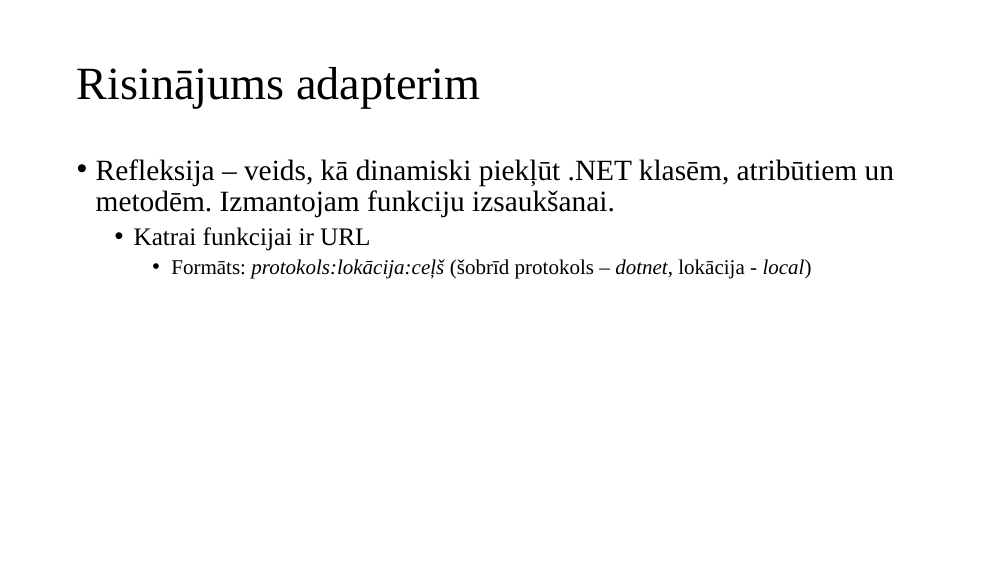
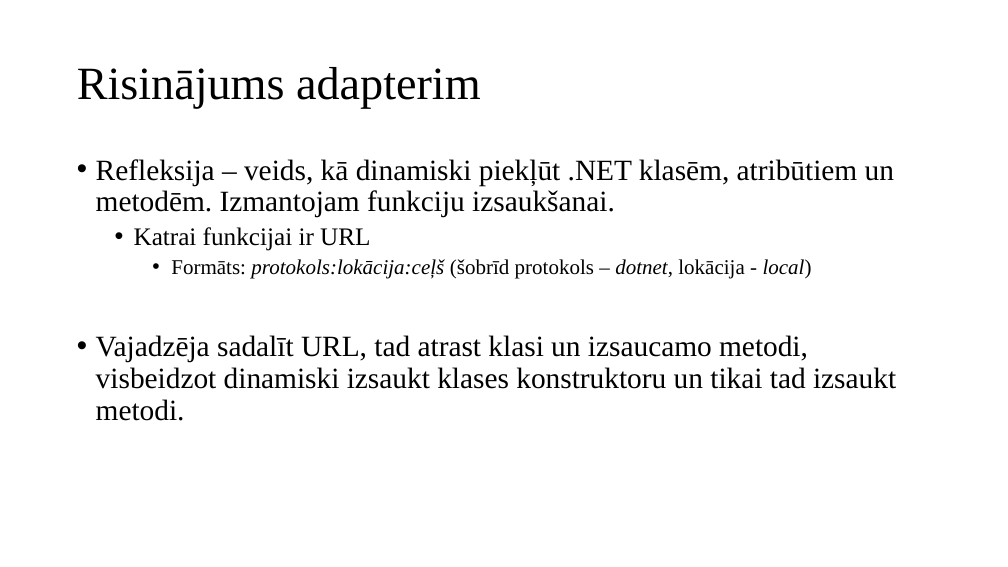
Before and after one commit to artiks12/webAppOS, a slide deck: slide 12 of src/Qualification project/Documentation/Garbage/Prezentācija_ap19122.pptx. Drawn at 1008x567 pixels with LibreOffice and Linux fonts; fonts in the diff are those of the drawing. Boxes give left, top, right and bottom in pixels: in the first picture for what was removed or moved away, otherwise in the second. Text is boxed around its words. In the diff, an @@ line names an element or a change of style, - is before the commit and + after.

```diff
--- a/src/Qualification project/Documentation/Garbage/Prezentācija_ap19122.pptx
+++ b/src/Qualification project/Documentation/Garbage/Prezentācija_ap19122.pptx
@@ text at box(96, 335, 896, 421): paragraph added @@
+• Vajadzēja sadalīt URL, tad atrast klasi un izsaucamo metodi, visbeidzot dinamiski izsaukt klases konstruktoru un tikai tad izsaukt metodi.
```
Also in this commit, not shown: 2 other slides changed, 2 slides added, 18 other files.
